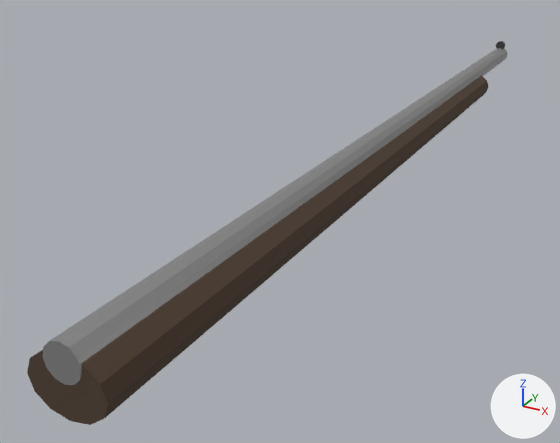
Renders of the Blender file assets/musket.blend from each side of a commit.
The view is the same before and after, from a 50 mm lens placed at (0.87, -0.83, 0.76), pointed at (-0.25, 1.21, -0.26). Lighting does not change. The marker at lower right points along +X, +Y and +Z. The first picture is the older version.
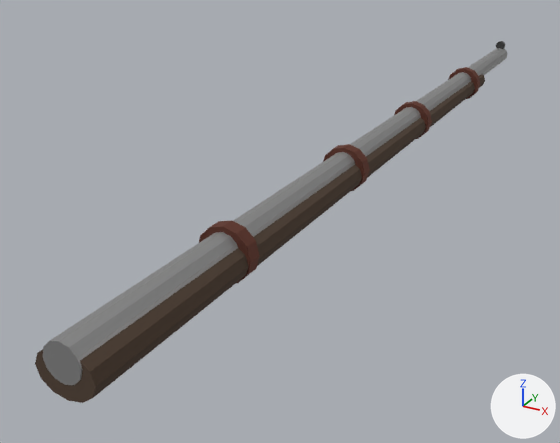
What changed in the scene script:
```text
Add mat_rim:
    mat_rim = principled_material('Rim')
    mat_rim.base_color = (0.173, 0.0622, 0.043)  # brown #73473a
    mat_rim.metallic = 0.714
    mat_rim.roughness = 0.764
Add me_cylinder_006:
    me_cylinder_006.from_pydata(...)  # 24 vertices, 14 faces; spans x -0.07..0.07, y -0.02..2.95, z -0.07..0.07
    me_cylinder_006.materials.append(mat_rim)  # brown #73473a
Add me_cylinder_005:
    me_cylinder_005.from_pydata(...)  # 24 vertices, 14 faces; spans x -0.07..0.07, y -0.02..2.95, z -0.07..0.07
    me_cylinder_005.materials.append(mat_rim)  # brown #73473a
Add me_cylinder_004:
    me_cylinder_004.from_pydata(...)  # 24 vertices, 14 faces; spans x -0.07..0.07, y -0.02..2.95, z -0.07..0.07
    me_cylinder_004.materials.append(mat_rim)  # brown #73473a
Add me_cylinder_003:
    me_cylinder_003.from_pydata(...)  # 24 vertices, 14 faces; spans x -0.07..0.07, y -0.02..2.95, z -0.07..0.07
    me_cylinder_003.materials.append(mat_rim)  # brown #73473a
Change ob_cylinder_001:
    ob_cylinder_001.location: (0.0, 0.0, -0.053) -> (0.0, 0.0, -0.027)
    ob_cylinder_001.scale: (1.07, 0.847, 0.824) -> (0.8, 0.847, 0.613)
Add ob_cylinder_006:
    ob_cylinder_006 = bpy.data.objects.new('Cylinder.006', me_cylinder_006)
    ob_cylinder_006.location = (0.0, 0.496, -0.016)
    ob_cylinder_006.scale = (1.1, 0.013, 1.1)
Add ob_cylinder_005:
    ob_cylinder_005 = bpy.data.objects.new('Cylinder.005', me_cylinder_005)
    ob_cylinder_005.location = (0.0, 1.144, -0.016)
    ob_cylinder_005.scale = (1.06, 0.0125, 1.06)
Add ob_cylinder_004:
    ob_cylinder_004 = bpy.data.objects.new('Cylinder.004', me_cylinder_004)
    ob_cylinder_004.location = (0.0, 1.714, -0.016)
    ob_cylinder_004.scale = (1.01, 0.012, 1.01)
Add ob_cylinder_003:
    ob_cylinder_003 = bpy.data.objects.new('Cylinder.003', me_cylinder_003)
    ob_cylinder_003.location = (0.0, 2.339, -0.016)
    ob_cylinder_003.scale = (1.01, 0.0119, 1.01)
```

What differs and where, as boxes (x1, y1, x2, y2) in the pictures (560 x 443 px):
'Cylinder.001', moved, rescaled: before (27, 75, 488, 425); after (35, 74, 485, 403)
'Cylinder.006', added (brown): after (199, 220, 260, 283)
'Cylinder.005', added (brown): after (323, 144, 370, 191)
'Cylinder.004', added: after (394, 101, 432, 139)
'Cylinder.003', added: after (448, 67, 480, 99)
